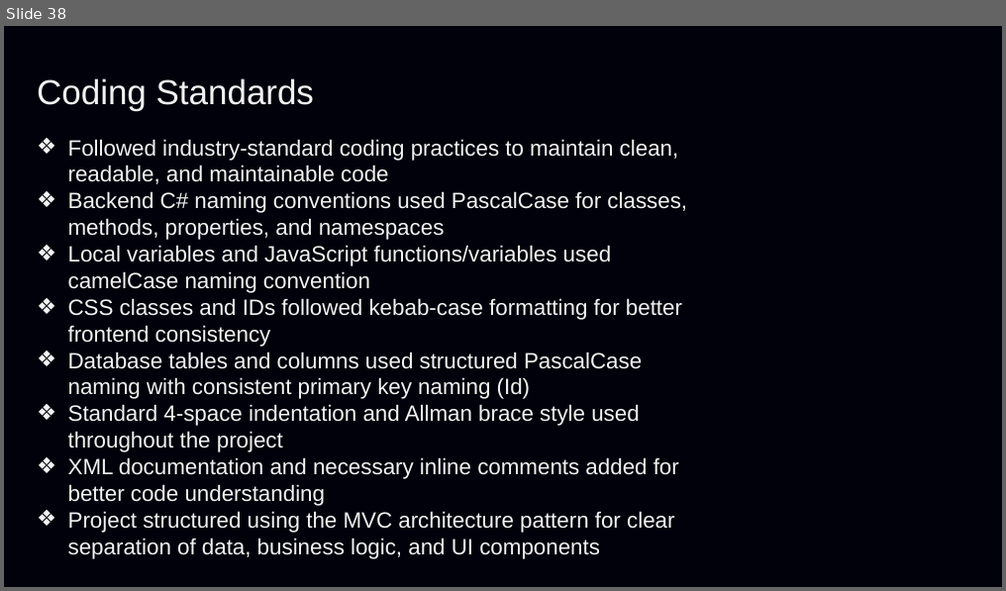
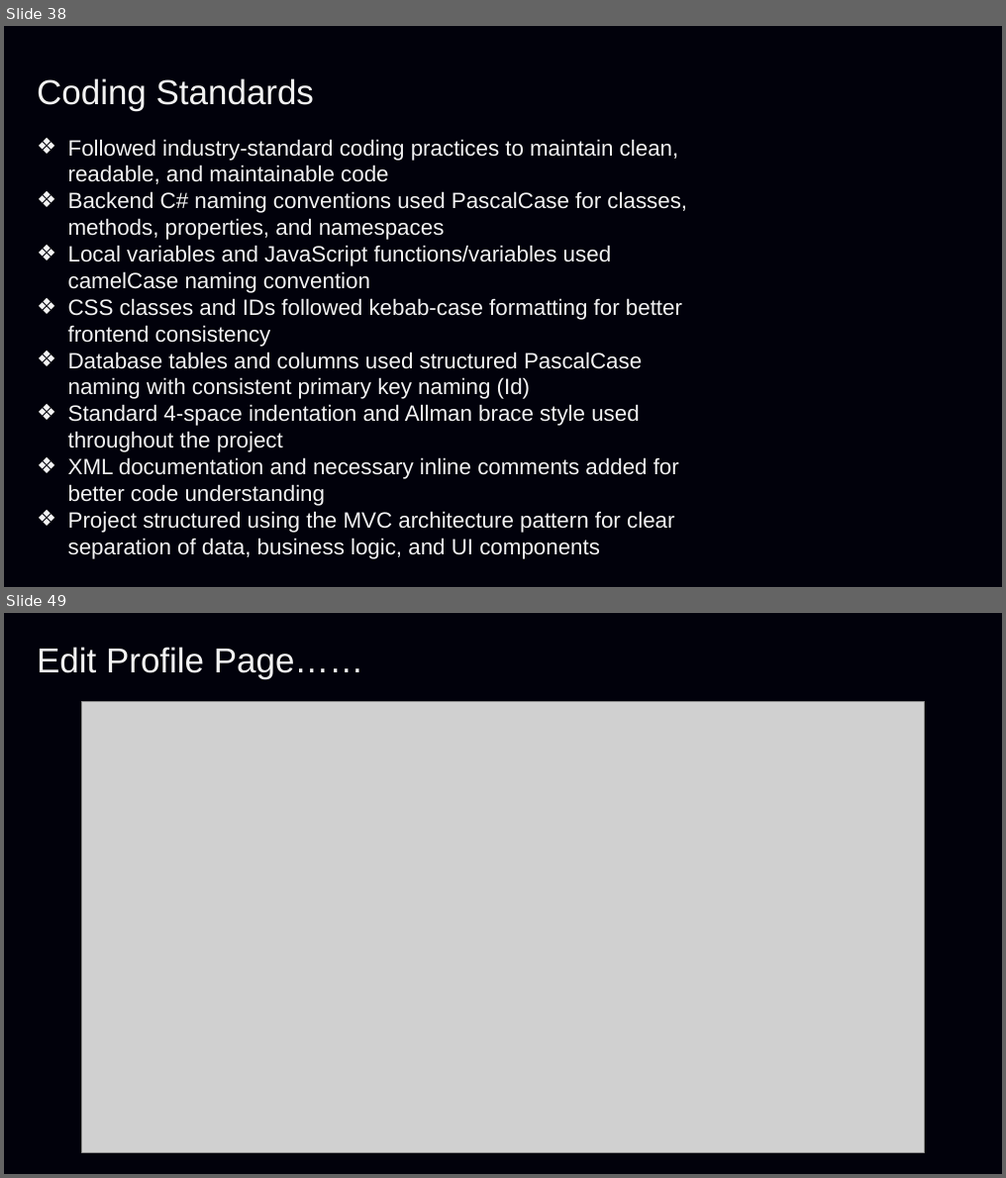
Before and after one commit to Purvarajsinh39/Portify-Automated-Portfolio-Generator, a slide deck: Documentation/Portify.pptx. Shown one above the other, each under a label of ours: slide 38 before the commit, slides 38 and 49 after it; the slides between them are not shown. The pictures are 1006x591 and 1006x1178 pixels, drawn with LibreOffice and Linux fonts; fonts in the diff are those of the drawing; grey boxes stand for pictures; background and template pictures are left out. Boxes give left, top, right and bottom in pixels: in the first picture for what was removed or moved away, otherwise in the second. Text is boxed around its words. In the diff, an @@ line names an element or a change of style, - is before the commit and + after.

```diff
--- a/Documentation/Portify.pptx
+++ b/Documentation/Portify.pptx
@@ slide 49 added at (4,613,1002,1174), background picture (left out) @@
@@ text added at (37,647,364,679), 25 pt, text #F2F2F2 @@
+Edit Profile Page……
@@ picture added at (82,702,924,1153) @@
```
Also in this commit, not shown: 3 slides changed, 23 other slides added, 37 other files.
